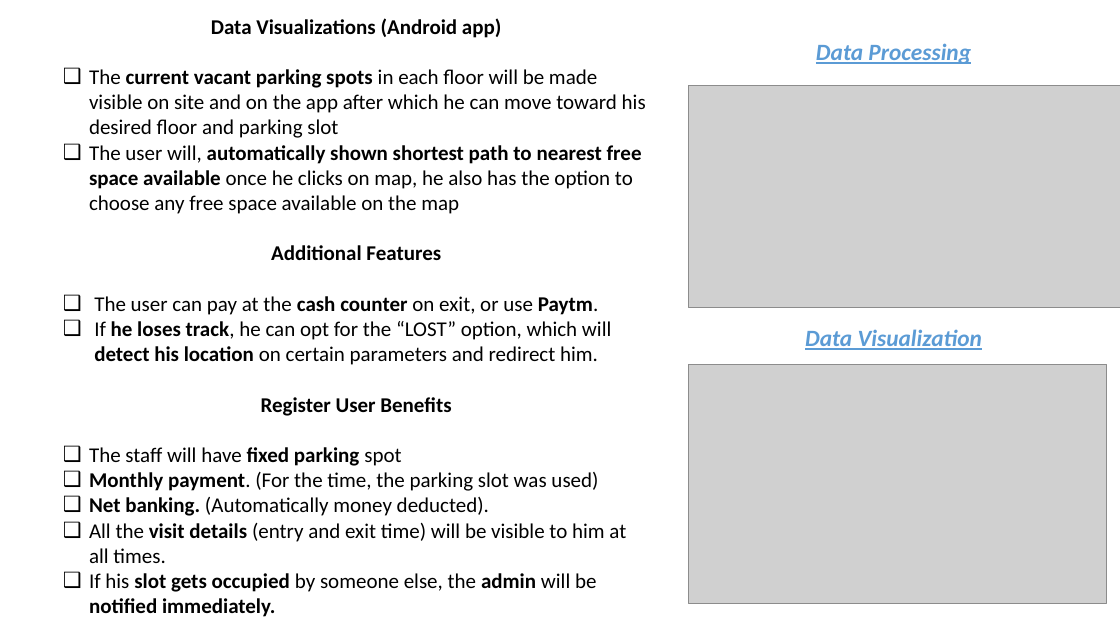
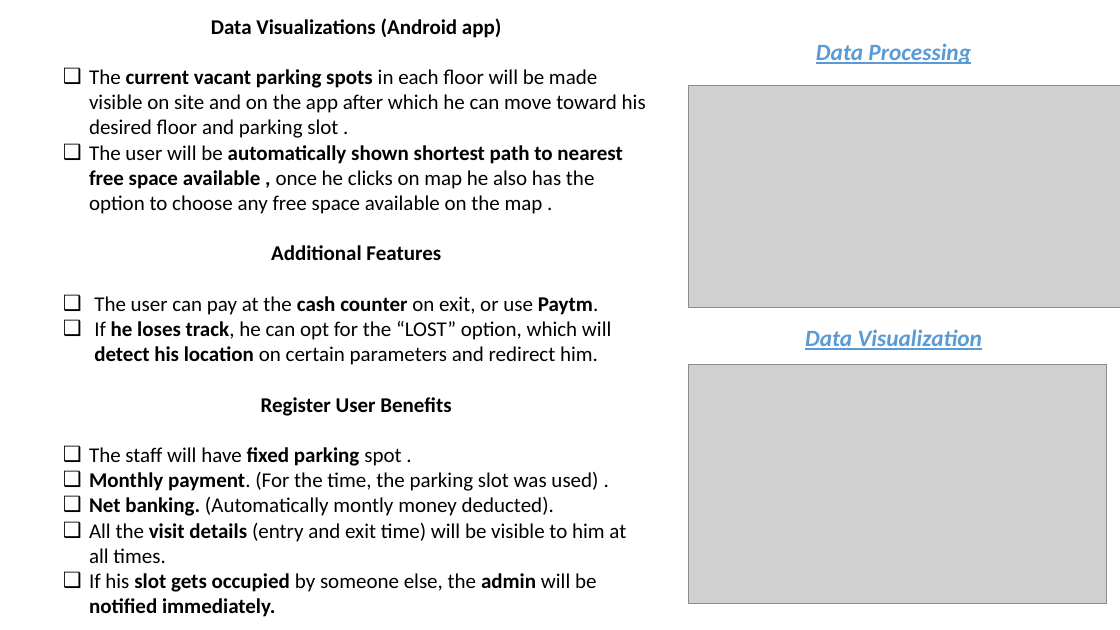
Before and after one commit to FriendsUnited/S-Park, a slide deck: slide 3 of Documents/Presentations/S-Park.pptx. Drawn at 1120x630 pixels with LibreOffice and Linux fonts; fonts in the diff are those of the drawing; grey boxes stand for pictures. Boxes give left, top, right and bottom in pixels: in the first picture for what was removed or moved away, otherwise in the second. Text is boxed around its words. In the diff, an @@ line names an element or a change of style, - is before the commit and + after.

```diff
--- a/Documents/Presentations/S-Park.pptx
+++ b/Documents/Presentations/S-Park.pptx
@@ text at (89,69,646,214): text changed @@
-❑ The current vacant parking spots in each floor will be made visible on site and on the app after which he can move toward his desired floor and parking slot
-❑ The user will, automatically shown shortest path to nearest free space available once he clicks on map, he also has the option to choose any free space available on the map
+❑ The current vacant parking spots in each floor will be made visible on site and on the app after which he can move toward his desired floor and parking slot .
+❑ The user will be automatically shown shortest path to nearest free space available , once he clicks on map he also has the option to choose any free space available on the map .
@@ text at (89,447,598,516): text changed @@
-❑ The staff will have fixed parking spot
-❑ Monthly payment. (For the time, the parking slot was used)
-❑ Net banking. (Automatically money deducted).
+❑ The staff will have fixed parking spot .
+❑ Monthly payment. (For the time, the parking slot was used) .
+❑ Net banking. (Automatically montly money deducted).
```
Also in this commit, not shown: 4 other slides changed, 6 other files.
